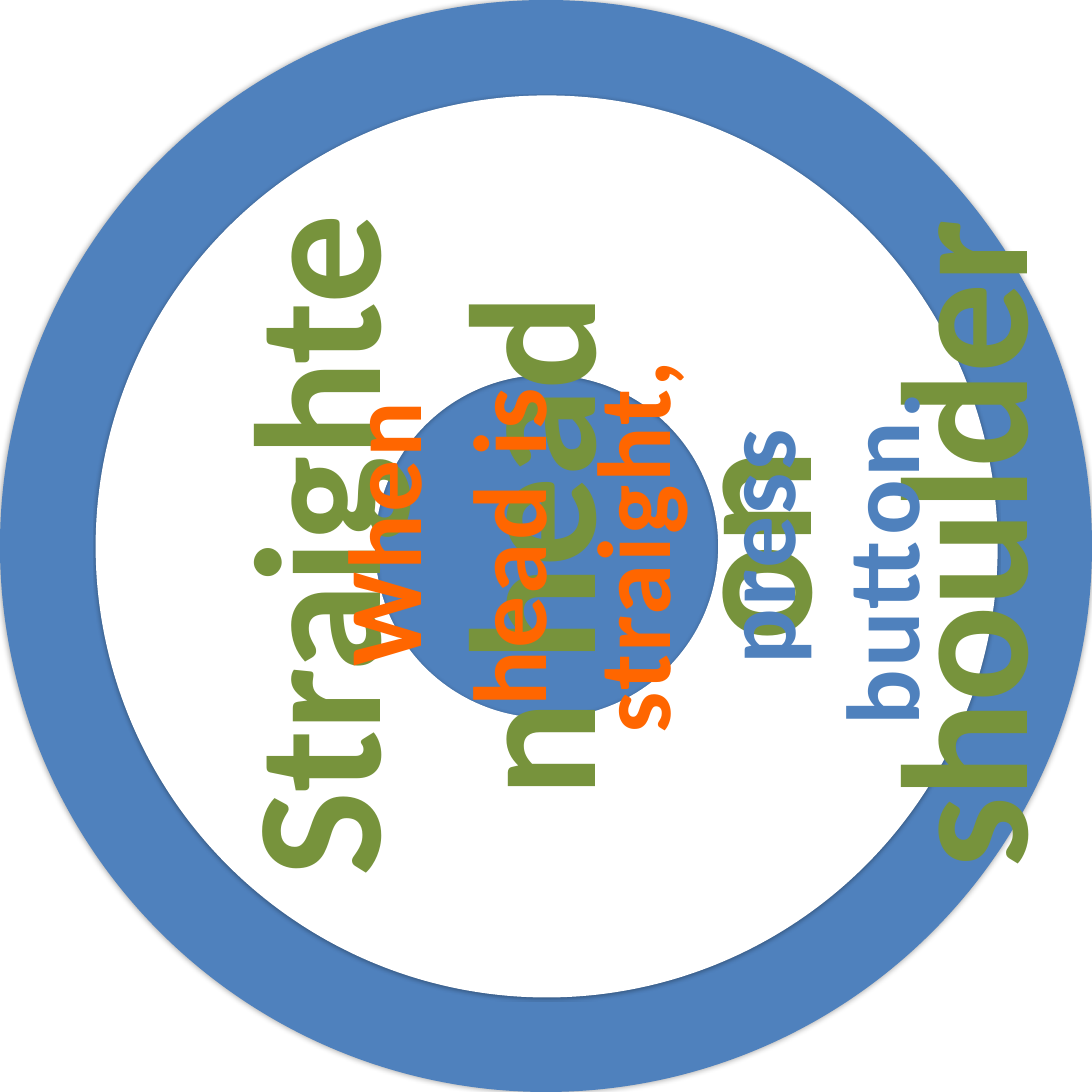
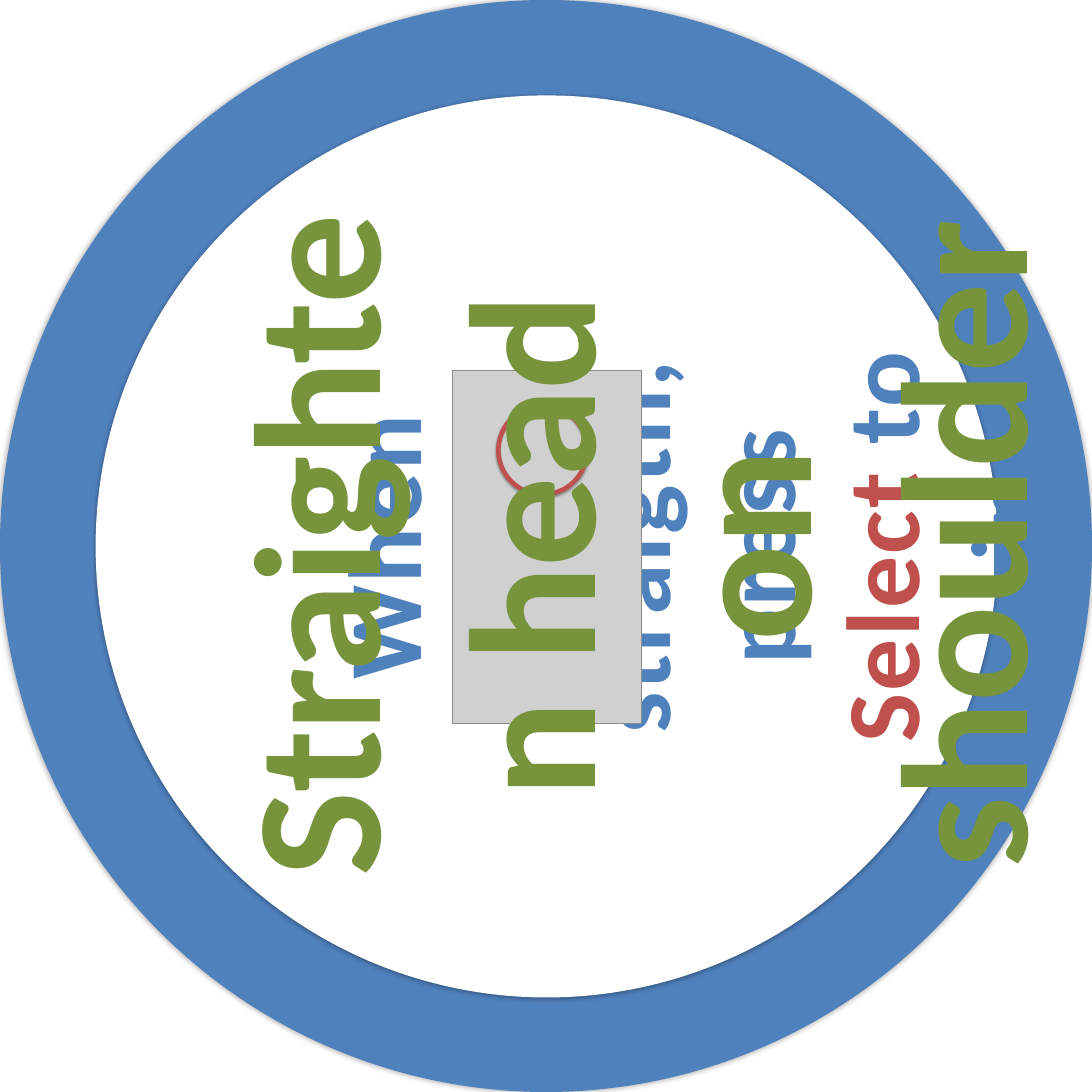
Before and after one commit to PsyPhy/GripGraspISS, a slide deck: slide 15 of Source Code/GraspBMPs/GraspCircularPrompts.pptx. Drawn at 1092x1092 pixels with LibreOffice and Linux fonts; fonts in the diff are those of the drawing; grey boxes stand for pictures. Boxes give left, top, right and bottom in pixels: in the first picture for what was removed or moved away, otherwise in the second. Text is boxed around its words. In the diff, an @@ line names an element or a change of style, - is before the commit and + after.

```diff
--- a/Source Code/GraspBMPs/GraspCircularPrompts.pptx
+++ b/Source Code/GraspBMPs/GraspCircularPrompts.pptx
@@ donut at (96,95,998,997): proportions changed @@
@@ text at (323,361,1073,744): text changed; text colour #FF6600 to #4F81BD @@
-When head is straight, press button.
+When head is straigth, press Select to continue.
@@ picture added at (452,370,641,723) @@
@@ ellipse added at (498,406,587,495), outline #C0504D 6 pt @@
```
Also in this commit, not shown: 15 other slides changed, 18 other files.
